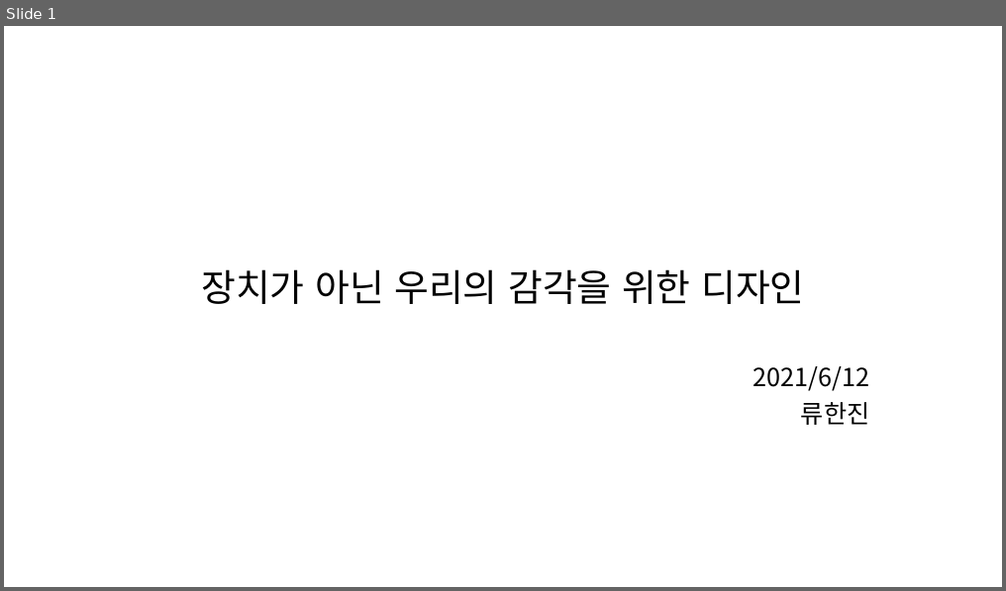
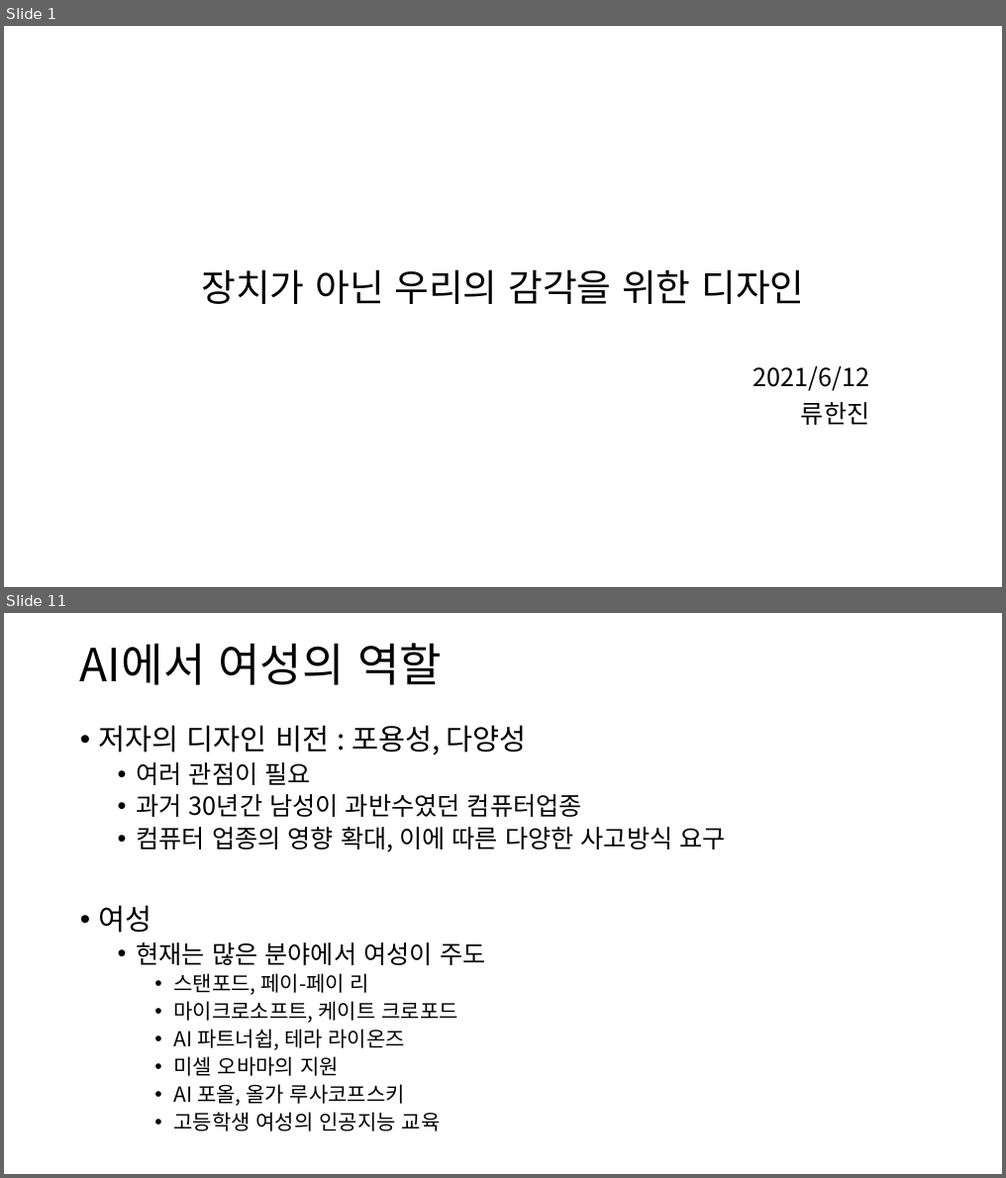
Before and after one commit to Niiok/inha_2021, a slide deck: Saturday/June12.pptm. Shown one above the other, each under a label of ours: slide 1 before the commit, slides 1 and 11 after it; the slides between them are not shown. The pictures are 1006x591 and 1006x1178 pixels, drawn with LibreOffice and Linux fonts; fonts in the diff are those of the drawing. Boxes give left, top, right and bottom in pixels: in the first picture for what was removed or moved away, otherwise in the second. Text is boxed around its words. In the diff, an @@ line names an element or a change of style, - is before the commit and + after.

```diff
--- a/Saturday/June12.pptm
+++ b/Saturday/June12.pptm
@@ slide 11 added at box(4, 613, 1002, 1174), background #FFFFFF @@
@@ title added at box(80, 643, 442, 685), 44 pt, text #000000 @@
+AI에서 여성의 역할
@@ text added at box(99, 725, 726, 1132), 20 pt, text #000000 @@
+• 저자의 디자인 비전 : 포용성, 다양성
+  • 여러 관점이 필요
+  • 과거 30년간 남성이 과반수였던 컴퓨터업종
+  • 컴퓨터 업종의 영향 확대, 이에 따른 다양한 사고방식 요구
+• 여성
+  • 현재는 많은 분야에서 여성이 주도
+    • 스탠포드, 페이-페이 리
+    • 마이크로소프트, 케이트 크로포드
+    • AI 파트너쉽, 테라 라이온즈
+    • 미셀 오바마의 지원
+    • AI 포올, 올가 루사코프스키
+    • 고등학생 여성의 인공지능 교육
```
Also in this commit, not shown: 3 slides changed, 19 other slides added, 1 slide removed, 1 other file.
